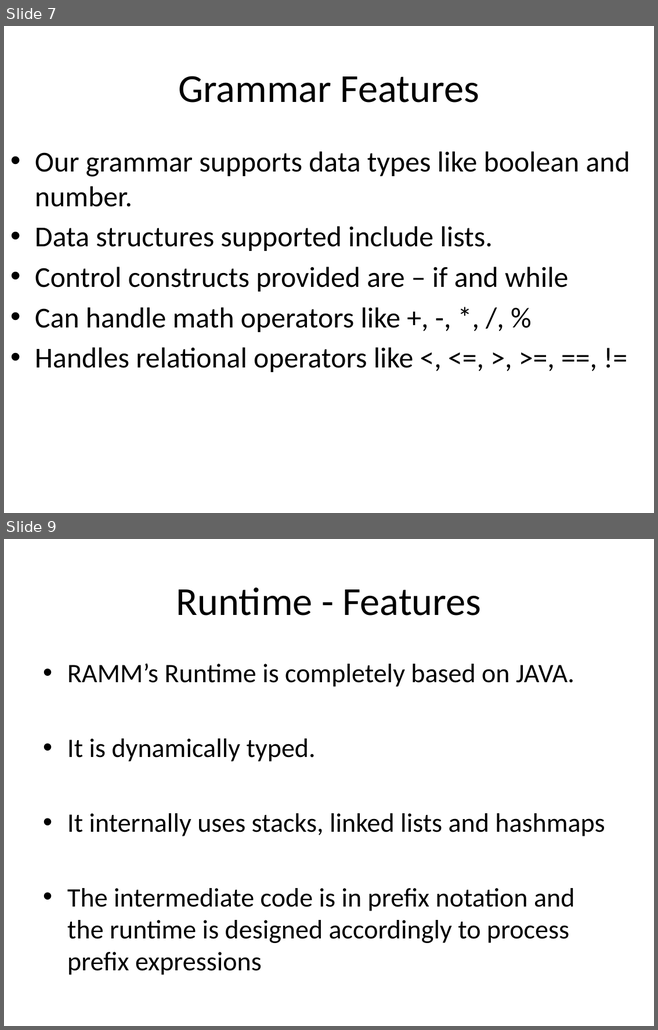
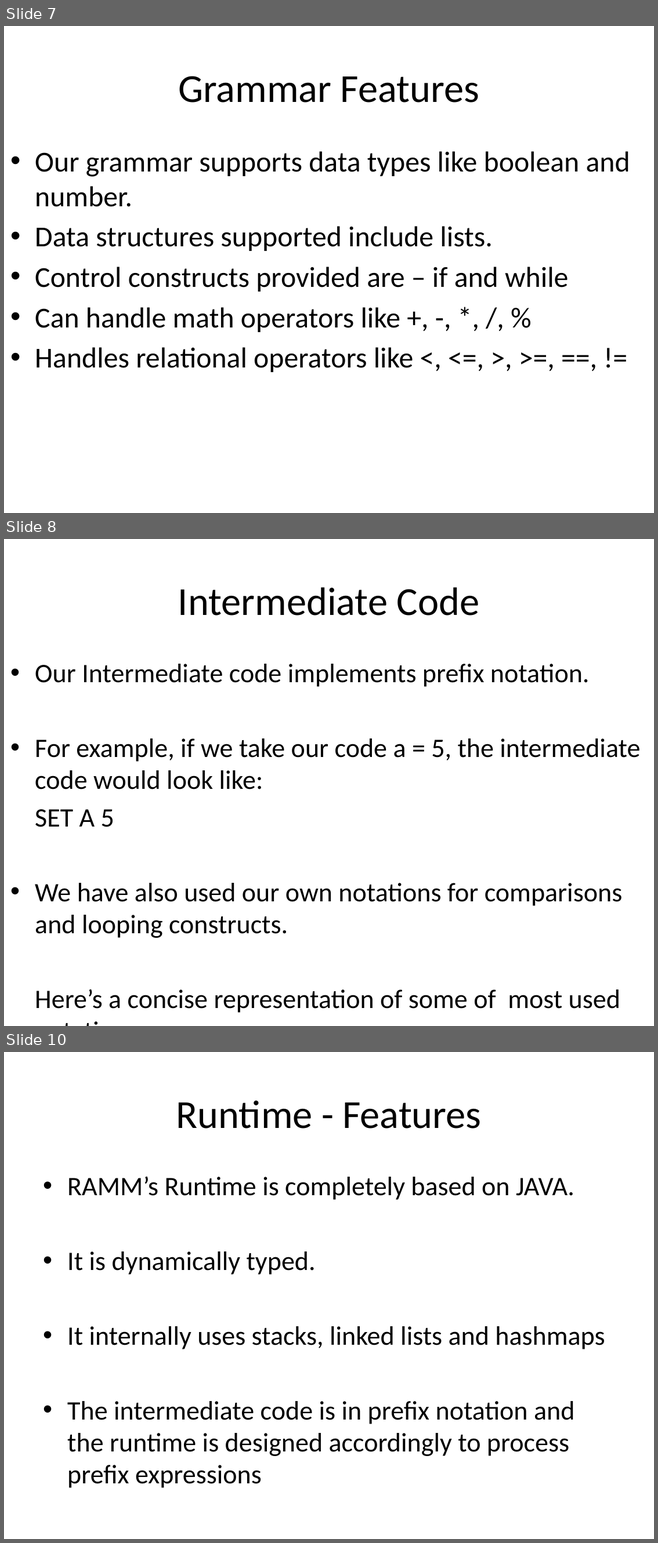
Before and after one commit to kazekagegaara/ramm, a slide deck: doc/Design.pptx. Shown one above the other, each under a label of ours: slides 7 and 9 before the commit, slides 7, 8 and 10 after it; the slides between them are not shown. The pictures are 658x1030 and 658x1543 pixels, drawn with LibreOffice and Linux fonts; fonts in the diff are those of the drawing. Boxes give left, top, right and bottom in pixels: in the first picture for what was removed or moved away, otherwise in the second. Text is boxed around its words. In the diff, an @@ line names an element or a change of style, - is before the commit and + after.

```diff
--- a/doc/Design.pptx
+++ b/doc/Design.pptx
@@ slide 8 added at <box>4,539,654,1026</box>, background #FFFFFF @@
@@ title added at <box>178,587,479,616</box>, 44 pt, text #000000 @@
+Intermediate Code
@@ text added at <box>35,664,640,1013</box>, 29.6 pt, text #000000 @@
+• Our Intermediate code implements prefix notation.
+• For example, if we take our code a = 5, the intermediate code would look like:
+SET A 5
+• We have also used our own notations for comparisons and looping constructs.
+Here’s a concise representation of some of most used notations:
@@ what was slide 9 is now slide 10 @@
```
Also in this commit, not shown: 2 other slides added, 1 slide removed, 1 other file.
